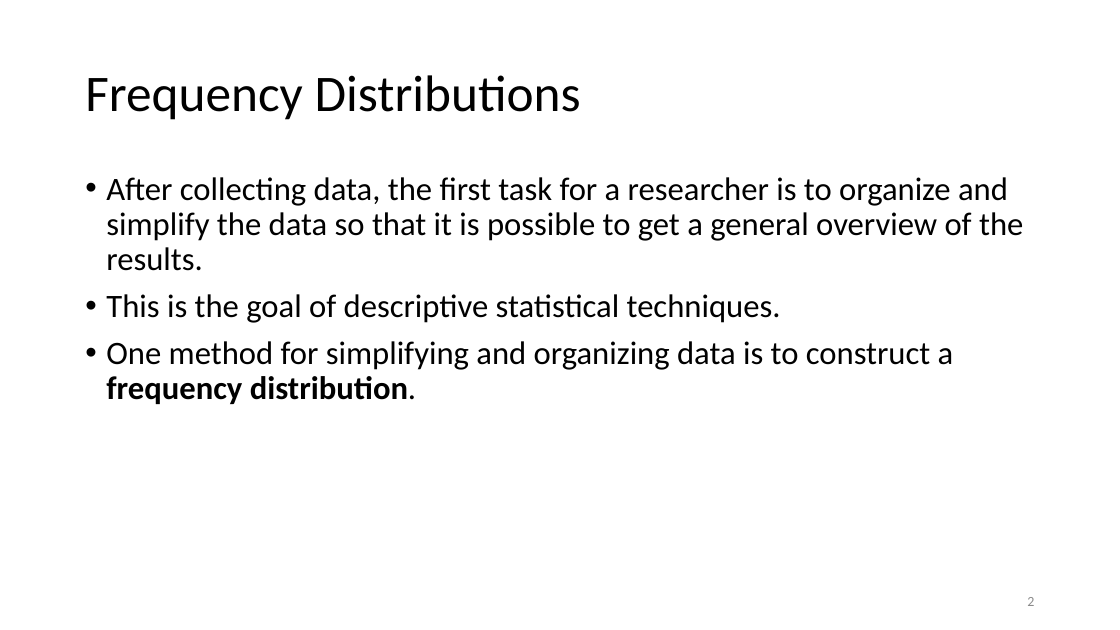
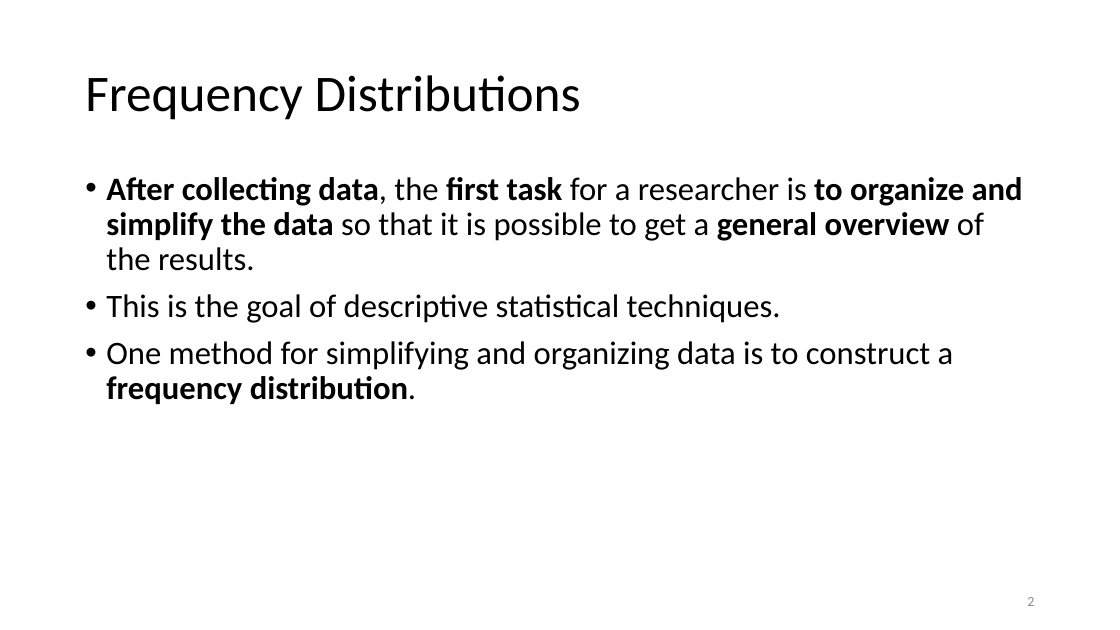
Before and after one commit to motazsaad/Math-Statistics-DataScience, a slide deck: slide 2 of slides/02 Statisitics - Freq.pptx. Drawn at 1120x630 pixels with LibreOffice and Linux fonts; fonts in the diff are those of the drawing. Boxes give left, top, right and bottom in pixels: in the first picture for what was removed or moved away, otherwise in the second. Text is boxed around its words. In the diff, an @@ line names an element or a change of style, - is before the commit and + after.

```diff
--- a/slides/02 Statisitics - Freq.pptx
+++ b/slides/02 Statisitics - Freq.pptx
@@ text at (x1=106, y1=177, x2=1023, y2=271): bold on in "After collecting data, first task to organize ..." @@
```
Also in this commit, not shown: 1 other slide changed, 4 slides removed, 1 other file.
